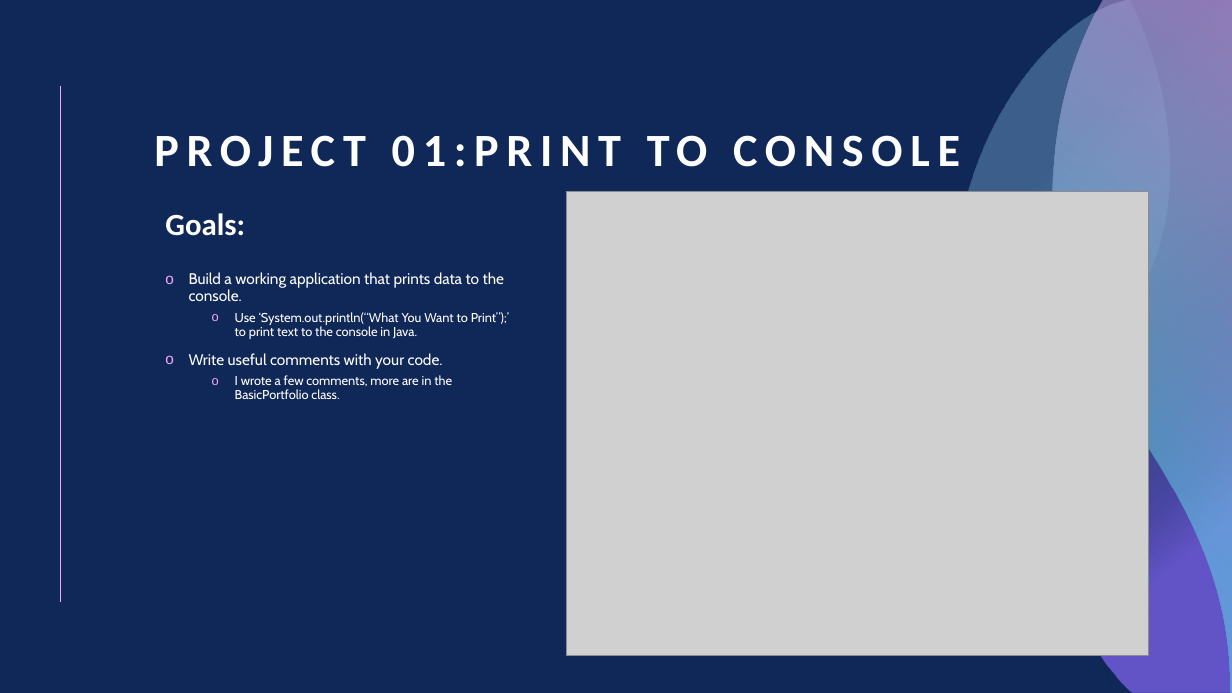
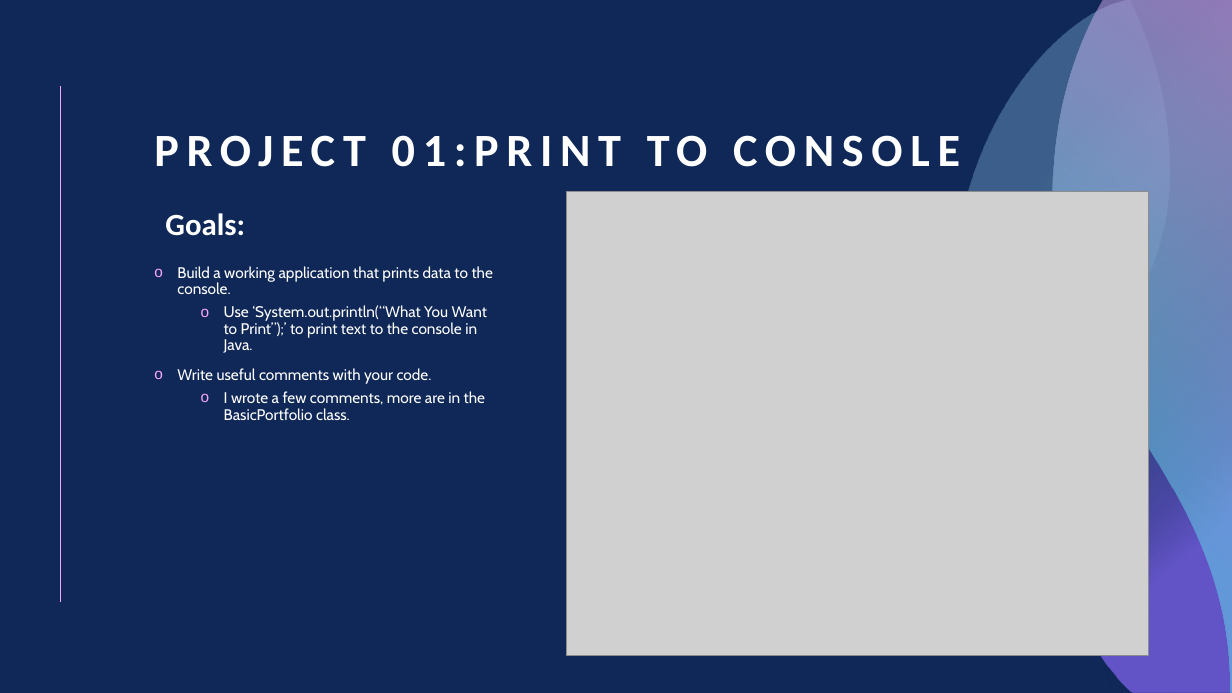
Before and after one commit to Ploppa-Smurph/ctec151_java, a slide deck: slide 7 of portfolio_midterm/151portfolio_midterm.pptx (slide 5 before the commit). Drawn at 1232x693 pixels with LibreOffice and Linux fonts; fonts in the diff are those of the drawing; grey boxes stand for pictures. Boxes give left, top, right and bottom in pixels: in the first picture for what was removed or moved away, otherwise in the second. Text is boxed around its words. In the diff, an @@ line names an element or a change of style, - is before the commit and + after.

Commit message:
work on 151 portfolio complete

```diff
--- a/portfolio_midterm/151portfolio_midterm.pptx
+++ b/portfolio_midterm/151portfolio_midterm.pptx
@@ text "Build a working application that ...": place and size @@
-text "Build a working application that ..." at [189,272,509,399]
+text "Build a working application that ..." at [177,266,493,420]
@@ text at [224,305,487,420]: size 10 to 12 pt in "Use ‘System.out.println(“What You Want to Print”);’ to ...", "I wrote a few comments, more are ..." @@
```
Also in this commit, not shown: 8 other slides changed, 8 slides added.
